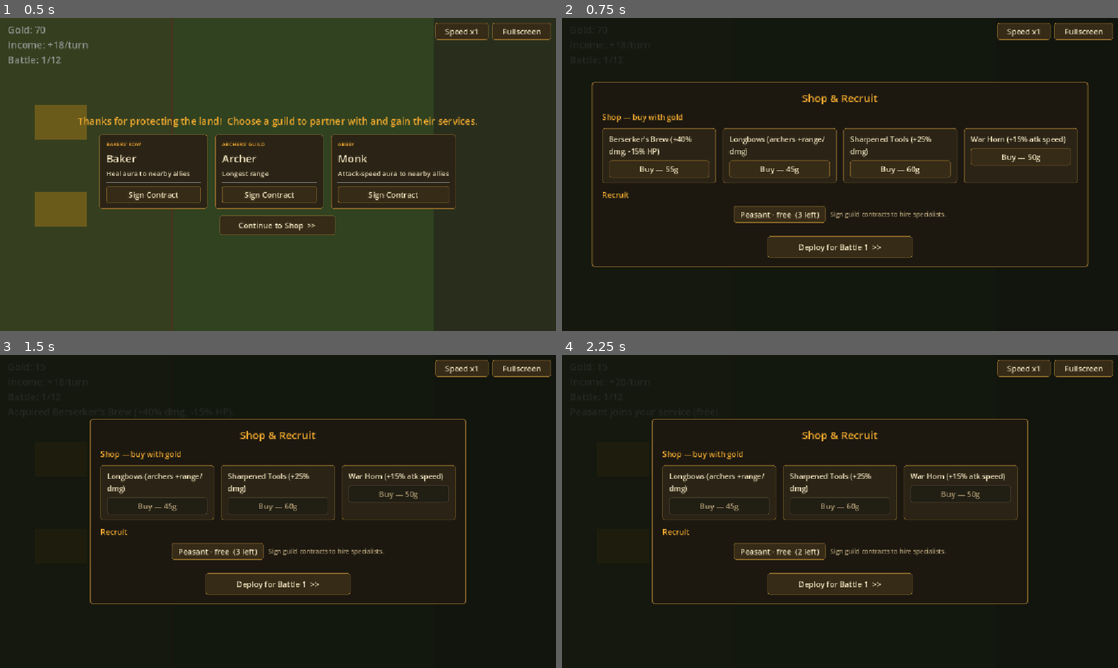
Above: before the commit, frames 1-4 (two rows, left to right).
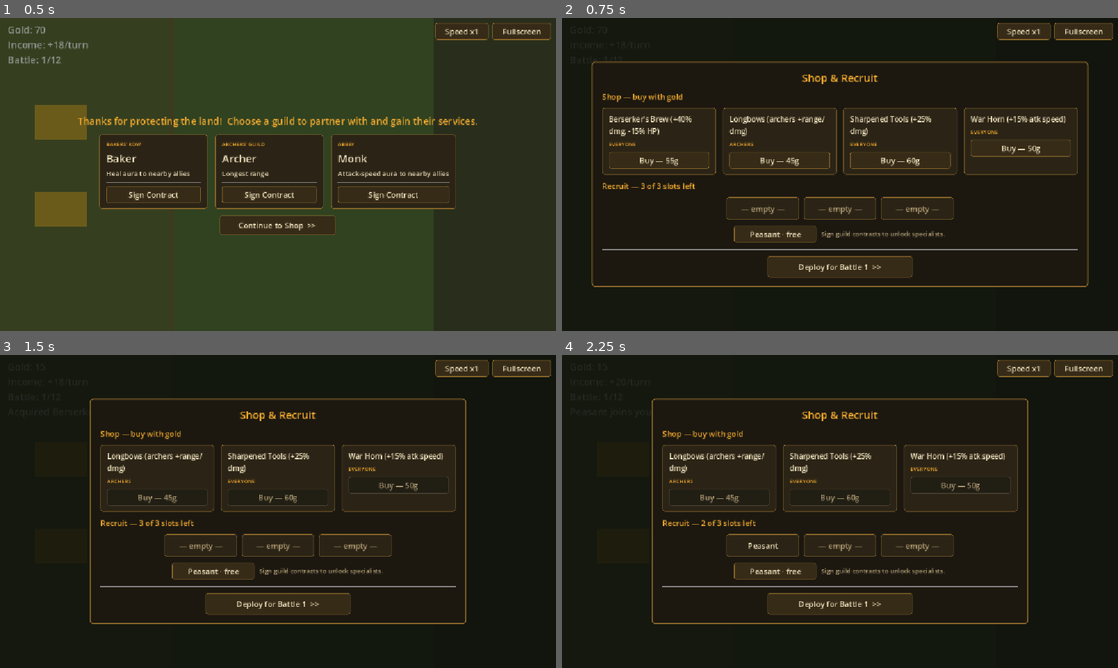
Above: after the commit, the same moments.

Repository: Jazzboy2567/protect-your-plot
Game: Godot game, scene res://Main.tscn
The game is run twice, just before and just after one commit, with the same random seed, the same clock (stepped at 60 frames per second) and the same inputs.
Inputs:
- Up to frame 1 (0.5 s): no input
- Up to frame 2 (0.75 s): click "Continue to Shop >>" at 0.5 s
- Up to frame 3 (1.5 s): click "Buy — 55g" at 1.25 s
- Up to frame 4 (2.25 s): click "Peasant · free (3 left)" (after the commit: "Peasant · free") at 2 s

Frame 1 is identical in both runs. In frame 2, 13% of the frame differs, in the area x 5-95%, y 13-86%; in frame 3, 11%; in frame 4, 11%.

Commit message:
3-slot recruit, relic category tags, and battlefield hover stats
- Recruit is now 3 shared slots per interlude (peasant free OR contracted
  specialist, one pool) shown as slot boxes filled from a palette below;
  replaces the separate peasant/specialist caps
- Each shop item shows a category tag (Everyone / Peasants / Archers /
  Woodcutters / Ranged / Walls) via RELIC_SCOPE
- Hovering any placed unit (yours or enemy) in Deploy/Battle shows a live
  stat tooltip (HP, damage, atk speed, range, armor, heals)

Validated headless (to battle 3, no errors).

Diff:
--- a/scripts/Main.gd
+++ b/scripts/Main.gd
@@ -65,6 +65,13 @@
 	"hawk_eye":         {"name": "Hawk Eye (ranged +30 range)", "cost": 45},
 	"berserkers_brew":  {"name": "Berserker's Brew (+40% dmg, -15% HP)", "cost": 55},
 }
+# Who each relic buffs (shown as a category tag on the item).
+const RELIC_SCOPE := {
+	"sharp_tools": "Everyone", "village_bell": "Everyone", "blacksmith_forge": "Everyone",
+	"full_granary": "Peasants", "fortifier": "Walls", "longbows": "Archers", "shields": "Peasants",
+	"sharpened_axes": "Woodcutters", "keen_edge": "Everyone", "warhorn": "Everyone",
+	"swift_boots": "Everyone", "iron_rations": "Everyone", "hawk_eye": "Ranged", "berserkers_brew": "Everyone",
+}
 const STRUCT_ITEMS := ["barricade", "spikes", "palisade", "stone_wall"]
 
 var gold: int = START_GOLD
@@ -80,8 +87,8 @@
 var contracts: Array = []      # specialist ids you've signed (max 4); only these are hireable
 var guild_offer: Array = []    # the specialist contracts on offer this interlude
 var shop_offer: Array = []     # the (few) relics on sale this interlude
-var peasant_recruits: int = RECRUIT_CAP
-var specialist_recruits: int = RECRUIT_CAP
+var recruits_left: int = RECRUIT_CAP          # shared 3 slots per interlude (peasant or specialist)
+var recruited_this_cycle: Array = []          # unit ids that filled the slots this interlude
 var dead_this_battle: Array = []
 var buildings: Array = []          # persistent placed buildings: {id, gx, gy}
 var _build_sel: String = ""        # building id selected for placement ("" = command mode)
@@ -97,6 +104,7 @@
 var banner: Label
 var ctrl_speed: Button
 var ctrl_full: Button
+var hover_label: Label
 var _speed_i: int = 0
 const SPEEDS := [1.0, 2.0, 3.0]
 
@@ -148,6 +156,24 @@
 	ctrl_full.pressed.connect(_toggle_fullscreen)
 	_style_button(ctrl_full)
 	hud.add_child(ctrl_full)
+
+	hover_label = Label.new()
+	hover_label.add_theme_color_override("font_color", COL_INK)
+	hover_label.add_theme_font_size_override("font_size", 12)
+	var hs := StyleBoxFlat.new()
+	hs.bg_color = Color(0.08, 0.07, 0.04, 0.96)
+	hs.border_color = COL_BORDER
+	hs.set_border_width_all(1)
+	hs.set_corner_radius_all(3)
+	hs.content_margin_left = 8
+	hs.content_margin_right = 8
+	hs.content_margin_top = 6
+	hs.content_margin_bottom = 6
+	hover_label.add_theme_stylebox_override("normal", hs)
+	hover_label.z_index = 200
+	hover_label.mouse_filter = Control.MOUSE_FILTER_IGNORE
+	hover_label.visible = false
+	hud.add_child(hover_label)
 
 	buildings = [{"id": "castle", "gx": CASTLE_GX, "gy": CASTLE_GY}, {"id": "church", "gx": 1, "gy": 8}]
 	show_shop()
@@ -177,8 +203,8 @@
 		army.append("peasant")
 		info_text = "Your land lies empty — 2 peasants volunteer."
 	if is_interlude():
-		peasant_recruits = RECRUIT_CAP
-		specialist_recruits = RECRUIT_CAP
+		recruits_left = RECRUIT_CAP
+		recruited_this_cycle = []
 		guild_offer = _make_guild_offer()
 		shop_offer = _make_shop_offer()
 		open_guild()
@@ -306,8 +332,8 @@
 	contracts = []
 	guild_offer = []
 	shop_offer = []
-	peasant_recruits = RECRUIT_CAP
-	specialist_recruits = RECRUIT_CAP
+	recruits_left = RECRUIT_CAP
+	recruited_this_cycle = []
 	dead_this_battle = []
 	buildings = [{"id": "castle", "gx": CASTLE_GX, "gy": CASTLE_GY}, {"id": "church", "gx": 1, "gy": 8}]
 	_build_sel = ""
@@ -829,6 +855,11 @@
 	nm.autowrap_mode = TextServer.AUTOWRAP_WORD_SMART
 	nm.custom_minimum_size = Vector2(208, 0)
 	v.add_child(nm)
+	var scope := Label.new()
+	scope.text = str(RELIC_SCOPE.get(id, "Everyone")).to_upper()
+	scope.add_theme_color_override("font_color", COL_GOLD)
+	scope.add_theme_font_size_override("font_size", 11)
+	v.add_child(scope)
 	var btn := _menu_button("Buy — %dg" % cost, func(): _buy_relic(id))
 	btn.custom_minimum_size = Vector2(208, 30)
 	btn.disabled = gold < cost
@@ -917,31 +948,51 @@
 		sold.add_theme_color_override("font_color", COL_SOFT)
 		srow.add_child(sold)
 
-	# --- Recruit: peasant + contracted specialists ---
-	outer.add_child(_section_label("Recruit"))
-	var rrow := HBoxContainer.new()
-	rrow.add_theme_constant_override("separation", 10)
-	rrow.size_flags_horizontal = Control.SIZE_SHRINK_CENTER
-	outer.add_child(rrow)
-	var pb := _menu_button("Peasant · free  (%d left)" % peasant_recruits, func(): _buy("peasant"))
-	pb.custom_minimum_size = Vector2(190, 30)
+	# --- Recruit: 3 slots filled from the palette below ---
+	outer.add_child(_section_label("Recruit — %d of %d slots left" % [recruits_left, RECRUIT_CAP]))
+	var slots := HBoxContainer.new()
+	slots.add_theme_constant_override("separation", 10)
+	slots.size_flags_horizontal = Control.SIZE_SHRINK_CENTER
+	outer.add_child(slots)
+	for i in RECRUIT_CAP:
+		var slot := PanelContainer.new()
+		slot.add_theme_stylebox_override("panel", _card_style())
+		slot.custom_minimum_size = Vector2(150, 40)
+		var sl := Label.new()
+		sl.horizontal_alignment = HORIZONTAL_ALIGNMENT_CENTER
+		if i < recruited_this_cycle.size():
+			sl.text = GameData.UNITS[recruited_this_cycle[i]]["name"]
+			sl.add_theme_color_override("font_color", COL_INK)
+		else:
+			sl.text = "— empty —"
+			sl.add_theme_color_override("font_color", COL_SOFT)
+		slot.add_child(sl)
+		slots.add_child(slot)
+
+	# Palette of units you can drop into a slot.
+	var pal := HBoxContainer.new()
+	pal.add_theme_constant_override("separation", 10)
+	pal.size_flags_horizontal = Control.SIZE_SHRINK_CENTER
+	outer.add_child(pal)
+	var pb := _menu_button("Peasant · free", func(): _buy("peasant"))
+	pb.custom_minimum_size = Vector2(170, 30)
 	pb.tooltip_text = _unit_tooltip("peasant")
-	pb.disabled = peasant_recruits <= 0
-	rrow.add_child(pb)
+	pb.disabled = recruits_left <= 0
+	pal.add_child(pb)
 	if contracts.is_empty():
 		var hint := Label.new()
-		hint.text = "Sign guild contracts to hire specialists."
+		hint.text = "Sign guild contracts to unlock specialists."
 		hint.add_theme_color_override("font_color", COL_SOFT)
 		hint.add_theme_font_size_override("font_size", 13)
-		rrow.add_child(hint)
+		pal.add_child(hint)
 	else:
 		for id in contracts:
 			var cost: int = GameData.UNITS[id]["cost"]
-			var b := _menu_button("%s · %dg  (%d)" % [GameData.UNITS[id]["name"], cost, specialist_recruits], func(): _buy(id))
-			b.custom_minimum_size = Vector2(190, 30)
+			var b := _menu_button("%s · %dg" % [GameData.UNITS[id]["name"], cost], func(): _buy(id))
+			b.custom_minimum_size = Vector2(170, 30)
 			b.tooltip_text = _unit_tooltip(id)
-			b.disabled = specialist_recruits <= 0 or gold < cost
-			rrow.add_child(b)
+			b.disabled = recruits_left <= 0 or gold < cost
+			pal.add_child(b)
 
 	outer.add_child(HSeparator.new())
 	var dep := _menu_button("Deploy for Battle %d  >>" % battle_num, start_deploy)
@@ -1127,28 +1178,59 @@
 		s += "\n" + info_text
 	top_label.text = s
 
+func _update_hover() -> void:
+	var mp := get_global_mouse_position()
+	var found = null
+	for u in peasants:
+		if is_instance_valid(u) and u.hp > 0.0 and mp.distance_to(u.global_position) <= u.radius + 5.0:
+			found = u
+			break
+	if found == null:
+		for u in enemies:
+			if is_instance_valid(u) and u.hp > 0.0 and mp.distance_to(u.global_position) <= u.radius + 5.0:
+				found = u
+				break
+	if found == null:
+		hover_label.visible = false
+		return
+	var rng: float = found.attack_range
+	var side := "Your unit" if found.team == 0 else "Enemy"
+	var txt := "%s (%s)\nHP: %d / %d" % [found.display_name, side, int(ceil(found.hp)), int(found.max_hp)]
+	if found.damage > 0.0:
+		txt += "\nDamage: %d\nAtk speed: %.1f / s" % [int(found.damage), 1.0 / maxf(found.attack_cooldown, 0.01)]
+	txt += "\nRange: %s" % ("melee" if rng <= 12.0 else str(int(rng)))
+	if found.armor > 0.0:
+		txt += "\nArmor: %d" % int(found.armor)
+	if found.heals:
+		txt += "\nHeals allies"
+	hover_label.text = txt
+	hover_label.position = mp + Vector2(14, 12)
+	hover_label.visible = true
+
 # ---------------------------------------------------------------- actions
 
 func _buy(id: String) -> void:
 	var uname: String = GameData.UNITS[id]["name"]
 	var cost: int = GameData.UNITS[id]["cost"]
 	if id in PEASANT_IDS:
-		if peasant_recruits <= 0:
-			info_text = "No more peasants will join this cycle."
+		if recruits_left <= 0:
+			info_text = "No recruit slots left this cycle."
 		else:
-			peasant_recruits -= 1
+			recruits_left -= 1
+			recruited_this_cycle.append(id)
 			army.append(id)
 			info_text = "%s joins your service (free)." % uname
 	elif id in SPECIALIST_IDS:
 		if not (id in contracts):
 			info_text = "Sign the %s guild's contract first." % uname
-		elif specialist_recruits <= 0:
-			info_text = "No more specialists will join this cycle."
+		elif recruits_left <= 0:
+			info_text = "No recruit slots left this cycle."
 		elif gold < cost:
 			info_text = "Not enough gold for %s." % uname
 		else:
 			gold -= cost
-			specialist_recruits -= 1
+			recruits_left -= 1
+			recruited_this_cycle.append(id)
 			army.append(id)
 			info_text = "%s enters your service." % uname
 	else:  # building / structure
@@ -1181,6 +1263,10 @@
 		info_text = "To arms! The peasants surge forward."
 
 func _process(delta: float) -> void:
+	if phase == Phase.DEPLOY or phase == Phase.BATTLE:
+		_update_hover()
+	elif hover_label.visible:
+		hover_label.visible = false
 	if phase == Phase.DEPLOY:
 		queue_redraw()   # keep the build grid live
 	if rally_time > 0.0:
